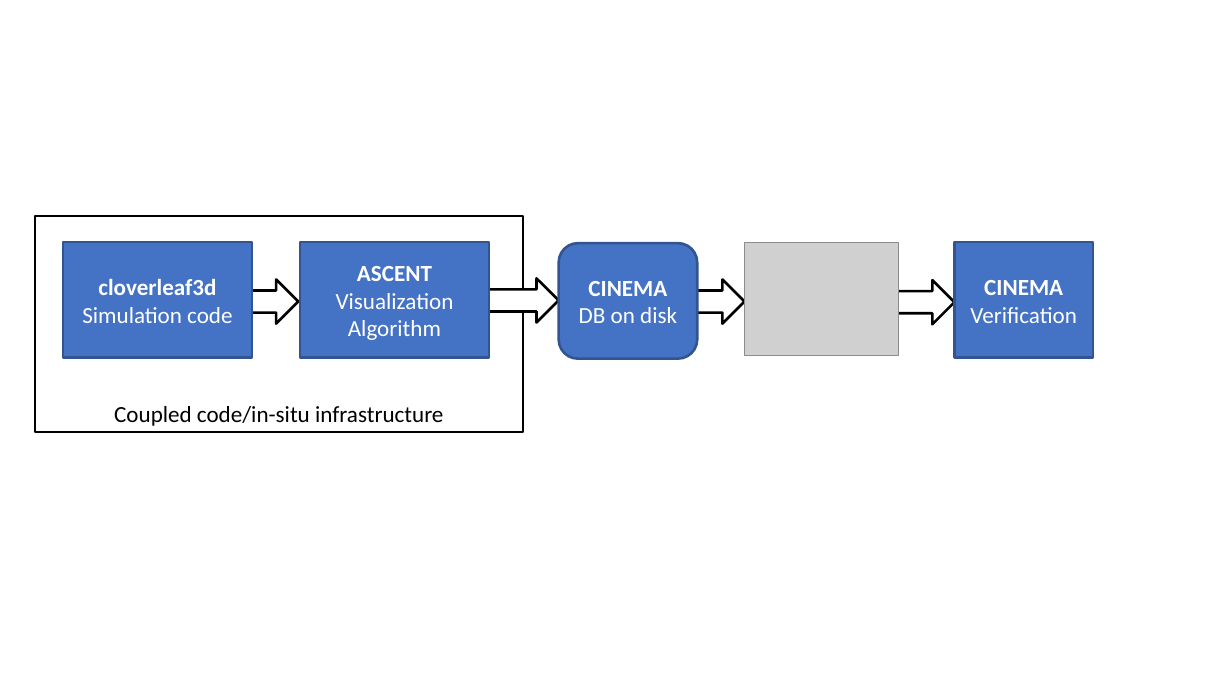
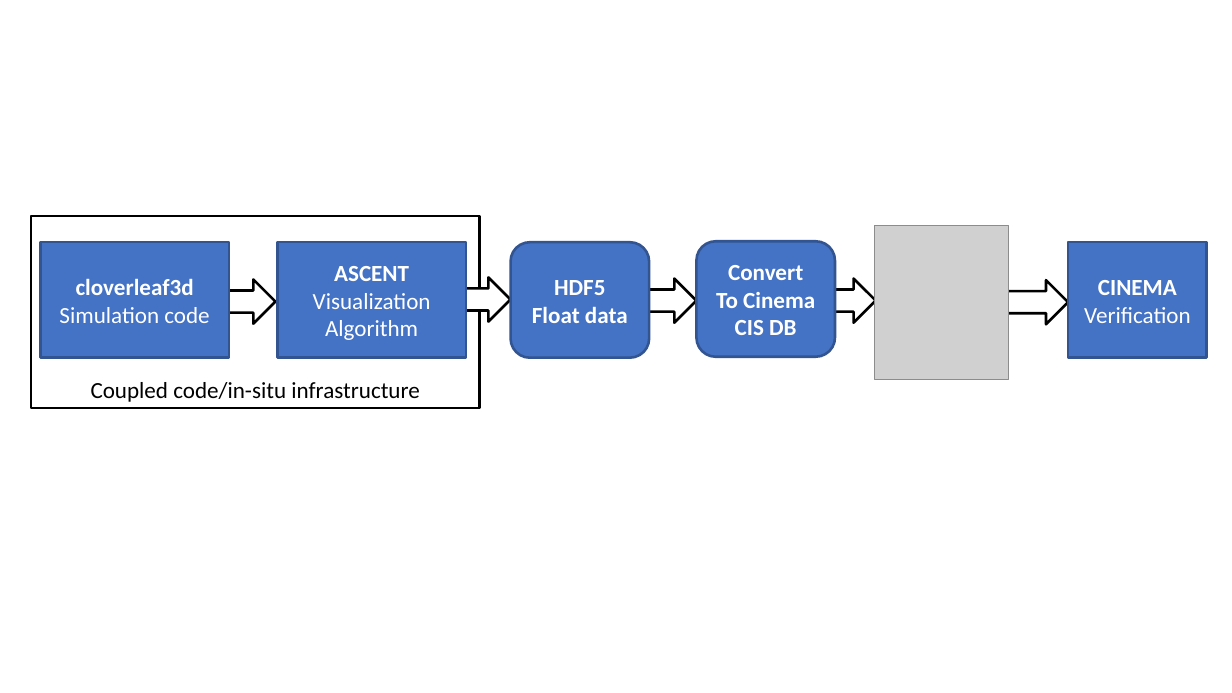
Before and after one commit to cinemascienceworkflows/2021-04_Miniapp-Ascent, a slide deck: slide 1 of doc/img/diagram.pptx. Drawn at 1232x693 pixels with LibreOffice and Linux fonts; fonts in the diff are those of the drawing; grey boxes stand for pictures. Boxes give left, top, right and bottom in pixels: in the first picture for what was removed or moved away, otherwise in the second. Text is boxed around its words. In the diff, an @@ line names an element or a change of style, - is before the commit and + after.

```diff
--- a/doc/img/diagram.pptx
+++ b/doc/img/diagram.pptx
@@ rectangle "Coupled code/in-situ infrastructure": place and size @@
-rectangle "Coupled code/in-situ infrastructure" at (35,216,523,433)
+rectangle "Coupled code/in-situ infrastructure" at (31,216,480,409)
@@ picture added at (875,226,1008,380) @@
@@ rectangle "cloverleaf3d": place and size @@
-rectangle "cloverleaf3d" at (63,242,251,358)
+rectangle "cloverleaf3d" at (41,242,229,358)
@@ rectangle "ASCENT": place and size @@
-rectangle "ASCENT" at (300,242,489,358)
+rectangle "ASCENT" at (277,242,466,358)
@@ 2 right arrows, 1 rounded rectangle: place and size @@
-2 right arrows, 1 rounded rectangle at (487,243,745,359)
+2 right arrows, 1 rounded rectangle at (439,242,697,358)
@@ rounded rectangle added at (697,241,836,357), fill #4472C4, outline #325491 2 pt, 18 pt, text #FFFFFF, bold @@
+Convert
+To Cinema CIS DB
@@ picture removed at (745,242,899,355) @@
@@ rectangle "CINEMA": place and size @@
-rectangle "CINEMA" at (955,242,1093,358)
+rectangle "CINEMA" at (1068,242,1207,358)
@@ right arrow: place and size @@
-right arrow at (226,279,299,323)
+right arrow at (203,279,275,323)
@@ text in rounded rectangle at (532,280,628,323): text changed; bold on @@
-CINEMA DB on disk
+HDF5
+Float data
@@ right arrow added at (804,278,876,323), fill #FFFFFF, outline #000000 2 pt @@
@@ right arrow: place and size @@
-right arrow at (883,280,955,324)
+right arrow at (996,280,1068,324)
```
Also in this commit, not shown: 2 other files.
